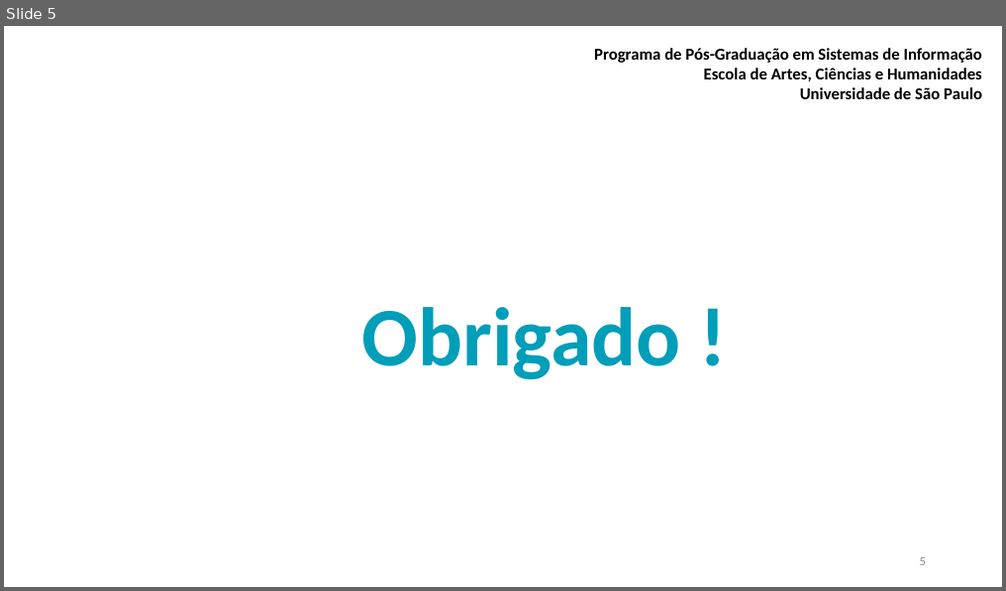
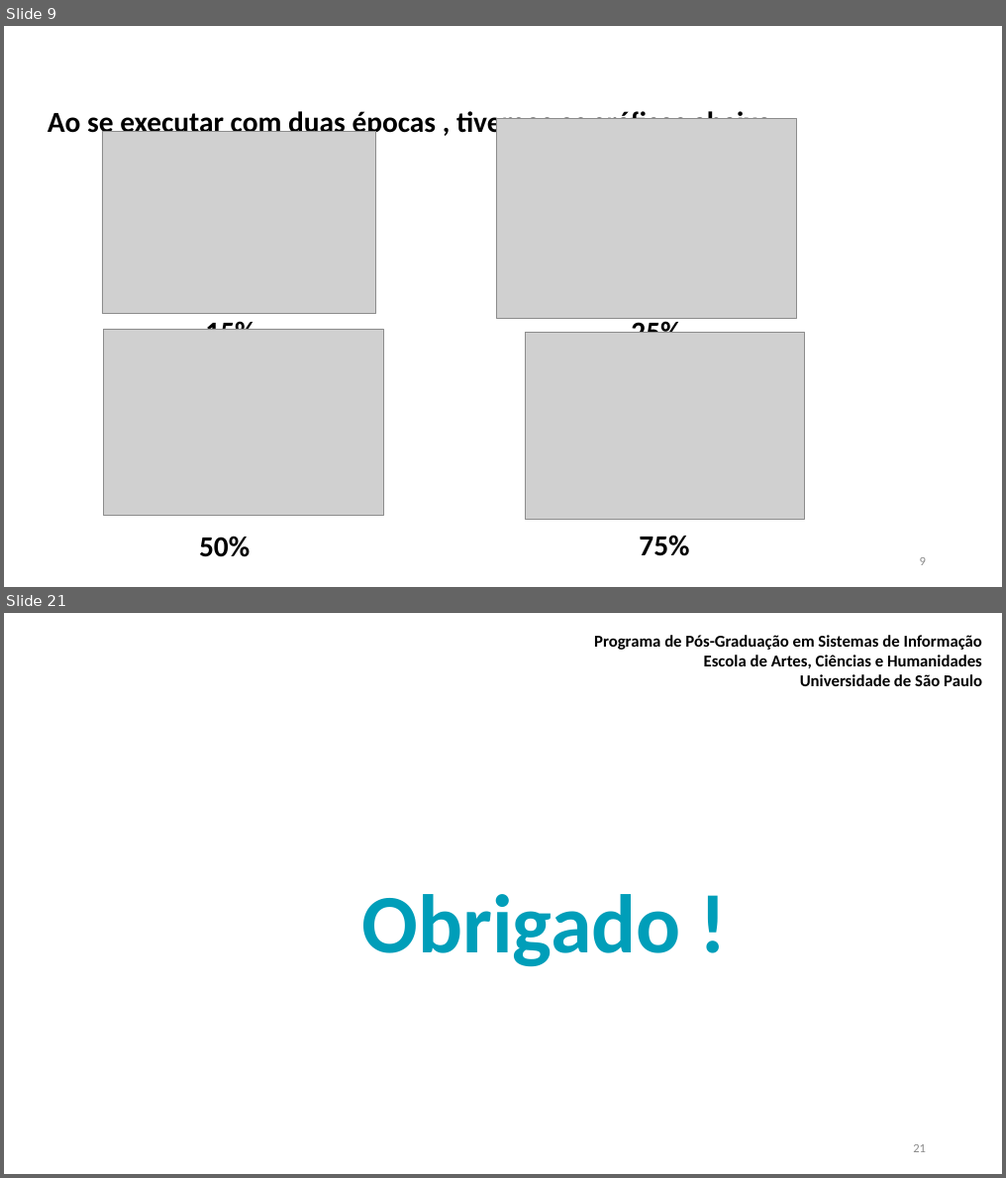
Before and after one commit to MarceloSabris/Clver1, a slide deck: apresentacao/apresentacao.pptx. Shown one above the other, each under a label of ours: slide 5 before the commit, slides 9 and 21 after it; the slides between them are not shown. The pictures are 1006x591 and 1006x1178 pixels, drawn with LibreOffice and Linux fonts; fonts in the diff are those of the drawing; grey boxes stand for pictures; background and template pictures are left out. Boxes give left, top, right and bottom in pixels: in the first picture for what was removed or moved away, otherwise in the second. Text is boxed around its words. In the diff, an @@ line names an element or a change of style, - is before the commit and + after.

```diff
--- a/apresentacao/apresentacao.pptx
+++ b/apresentacao/apresentacao.pptx
@@ slide 9 added at (4,26,1002,587), background #FFFFFF @@
@@ title added at (21,26,921,81), 40 pt, text #FFFFFF, bold @@
+Resultados
@@ text added at (48,108,772,333), 28 pt, text #000000, bold @@
+Ao se executar com duas épocas , tivemos os gráficos abaixo
+15% 25%
@@ picture added at (102,131,376,313) @@
@@ picture added at (497,119,798,319) @@
@@ picture added at (104,329,383,516) @@
@@ picture added at (525,333,805,519) @@
@@ text added at (199,536,250,558), 28 pt, text #000000, bold @@
+50%
@@ text added at (639,535,689,557), 28 pt, text #000000, bold @@
+75%
@@ page number added at (920,558,926,566), 12 pt, text #8C8C8C @@
+9
@@ what was slide 5 is now slide 21 @@
@@ page number at (913,1145,926,1153): text changed @@
-5
+21
```
Also in this commit, not shown: 2 slides changed, 16 other slides added, 1 slide removed, 10 other files.
